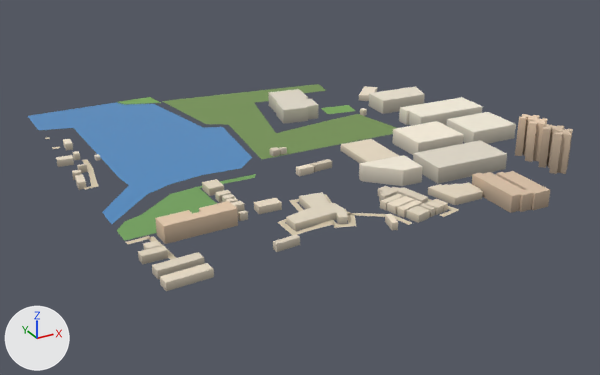
The glTF model public/assets/bengaluru-region-v1/tiles/t28_-3-l1.glb: old version first, new version second.
The view is the same before and after, from a 50 mm lens placed at (13815.0, -2069.0, 349.0), pointed at (14242.0, -1293.0, -40.0). The axes (+X, +Y, +Z) are drawn at lower left. The lights are the same throughout. The older version comes first.

The first picture shows 'building', 'ground', 'water'.
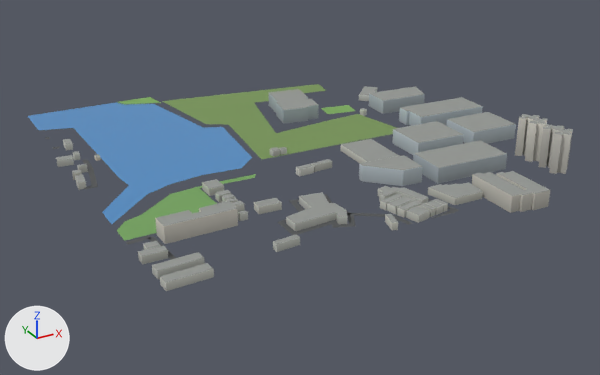
Scene script edits in JSON lines:
```json
{"block": "me_building", "where": "# used by ob_building; location = (14000.0, -1500.0, 0.0)"}
{"op": "remove", "block": "me_building", "code": "me_building.from_pydata(...)  # 688 vertices, 929 faces; spans x -8.0..508.0, y -32.0..390.0, z 0.0..45.0"}
{"op": "add", "block": "me_building", "code": "me_building.from_pydata(...)  # 688 vertices, 1170 faces; spans x -8.0..508.0, y -32.0..390.0, z 0.0..45.0"}
{"block": "me_building", "change": "me_building part 1: 929 kept faces spanning x -8.0..508.0, y -32.0..390.0, z 0.0..45.0 get new vertex colours"}
{"block": "me_building", "change": "edits to the shape of me_building do not show in these pictures"}
{"block": "me_ground", "where": "# used by ob_ground; location = (14000.0, -1500.0, 0.0)"}
{"block": "me_ground", "where": "# verts and faces of me_ground; kept vertices keep their numbers, new ones are numbered from 233"}
{"block": "me_ground", "where": "# before: 179 (8.0, 233.0, 1.0) at pixel (91, 186), 180 (15.0, 229.0, 1.0) at pixel (98, 186), 191 (2.0, 228.0, 1.0) at pixel (86, 189), 192 (2.0, 234.0, 1.0) at pixel (85, 187), 193 (0.0, 228.0, 1.0) at pixel (84, 189)"}
{"block": "me_ground", "where": "# before: 194 (0.0, 234.0, 1.0) at pixel (83, 187)"}
{"op": "remove", "block": "me_ground", "code": "me_ground.from_pydata(...)  # 233 vertices, 276 faces; spans x 0.0..402.0, y -3.0..500.0, z 1.0"}
{"op": "add", "block": "me_ground", "code": "me_ground.from_pydata(...)  # 235 vertices, 278 faces; spans x 0.0..402.0, y 0.0..500.0, z 1.0"}
{"block": "me_ground", "change": "me_ground part 2"}
{"block": "me_ground", "change": "4 faces are deleted"}
{"block": "me_ground", "change": "14 vertices move from x 180.0..308.0, y -3.0..48.0, z 1.0 to x 179.0..308.0, y 0.0..50.0, z 1.0"}
{"block": "me_ground", "change": "2 vertices are added at (276.0, 2.0, 1.0), (299.0, 0.0, 1.0)"}
{"block": "me_ground", "change": "6 new faces join them"}
{"block": "me_ground", "change": "me_ground part 3"}
{"op": "add", "block": "me_ground", "code": "delete_faces([(191, 192, 194), (191, 194, 193)])"}
{"op": "add", "block": "me_ground", "code": "verts[180] = (14.0, 228.0, 1.0)  # moved, pixel (98, 186)"}
{"op": "add", "block": "me_ground", "code": "verts[179] = (9.0, 234.0, 1.0)  # moved, pixel (91, 185)"}
{"op": "add", "block": "me_ground", "code": "faces += [(191, 192, 193), (192, 194, 193)]"}
{"block": "me_ground", "change": "me_ground part 4: 52 kept faces spanning x 0.0..308.0, y 0.0..405.0, z 1.0 get new vertex colours; the middle colour goes from beige #d7c9ae to dark grey #535556"}
```

Location of each change, [x1, y1, x2, y2] in pixels of the pictures (600 x 375 px; the box of a moved part takes in the faces that stretch with it):
```json
{"part": 1, "of": "me_building", "change": "recoloured", "before": [56, 86, 573, 291], "after": [56, 86, 573, 291]}
{"part": 2, "of": "me_ground", "change": "moved or reshaped", "before": [313, 206, 459, 229], "after": [313, 206, 459, 229]}
{"part": 3, "of": "me_ground", "change": "moved or reshaped", "before": [84, 178, 98, 189], "after": [84, 178, 98, 189]}
{"part": 4, "of": "me_ground", "change": "recoloured", "before": [45, 137, 458, 260], "after": [45, 137, 458, 260]}
```
